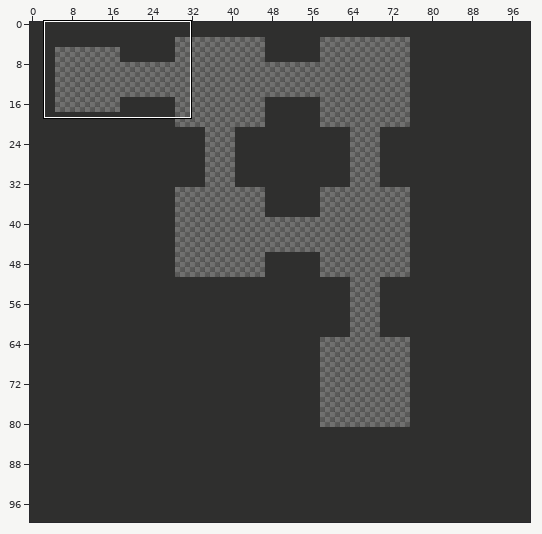
Two versions of a level (Tiled map, tmx/map_1.tmx). The first picture is a wide view before the edit; the outline marks the close-up.
Close-up. The starting point:
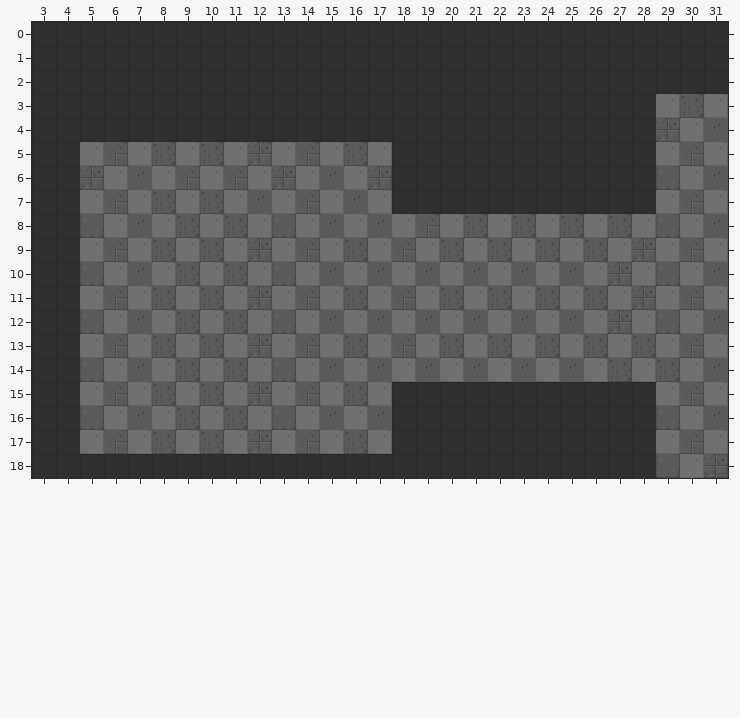
Cells are 32x32 px. Shown: x 3..31, y 0..18. The commit also changed other parts of the map, which this record leaves out.
And afterwards:
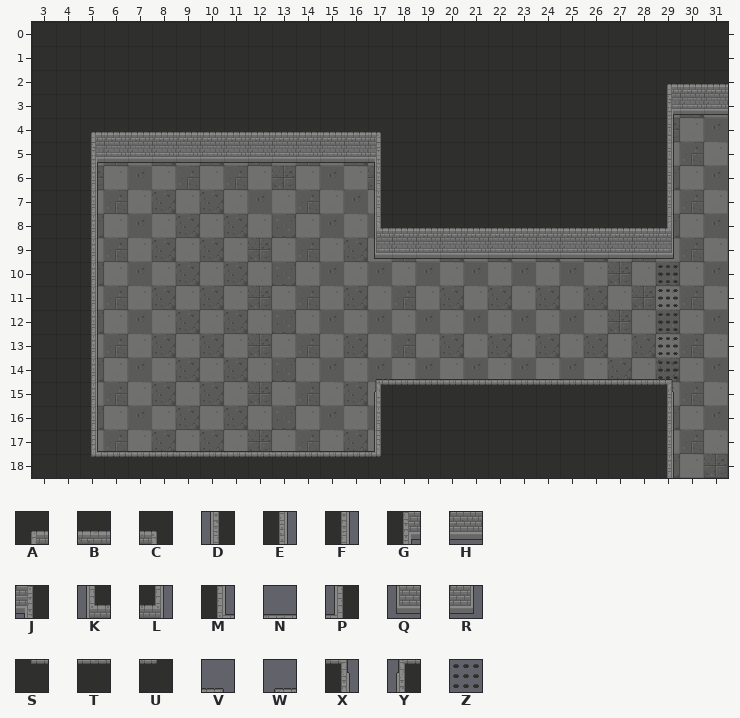
Key: from "tileset_1": A 3, B 4, C 5, D 16, E 16 turned 180, F 18, G 19, H 20, J 21, K 32, L 34, M 35, N 36, P 37, Q 48, R 50, S 51, T 52, U 53, V 97, W 98, X 113, Y 114, Z 245 "trap".
_ is an empty cell.
Tiles of an added or newly shown layer are drawn over the layers below it.
What changed:
{"where": "layer \"walls\" (now shown)"}
{"y":2,"x":29,"old":"___","new":"ABB"}
{"y":3,"x":29,"old":"___","new":"GHH"}
{"y":4,"x":5,"old":"_____________","new":"ABBBBBBBBBBBC"}
{"y":4,"x":29,"old":"_","new":"E"}
{"y":5,"x":5,"old":"_____________","new":"GHHHHHHHHHHHJ"}
{"y":5,"x":29,"old":"_","new":"E"}
{"y":6,"x":5,"old":"_","new":"F"}
{"y":6,"x":17,"old":"_","new":"D"}
{"y":6,"x":29,"old":"_","new":"E"}
{"y":7,"x":5,"old":"_","new":"F"}
{"y":7,"x":17,"old":"_","new":"D"}
{"y":7,"x":29,"old":"_","new":"F"}
{"y":8,"x":5,"old":"_","new":"F"}
{"y":8,"x":17,"old":"_____________","new":"KBBBBBBBBBBBL"}
{"y":9,"x":5,"old":"_","new":"F"}
{"y":9,"x":17,"old":"_____________","new":"QHHHHHHHHHHHR"}
{"y":10,"x":5,"old":"_","new":"F"}
{"y":11,"x":5,"old":"_","new":"F"}
{"y":12,"x":5,"old":"_","new":"F"}
{"y":13,"x":5,"old":"_","new":"F"}
{"y":14,"x":5,"old":"_","new":"F"}
{"y":14,"x":17,"old":"_____________","new":"WNNNNNNNNNNNV"}
{"y":15,"x":5,"old":"_","new":"F"}
{"y":15,"x":17,"old":"_____________","new":"YTTTTTTTTTTTX"}
{"y":16,"x":5,"old":"_","new":"F"}
{"y":16,"x":17,"old":"_","new":"D"}
{"y":16,"x":29,"old":"_","new":"F"}
{"y":17,"x":5,"old":"_____________","new":"MNNNNNNNNNNNP"}
{"y":17,"x":29,"old":"_","new":"F"}
{"y":18,"x":5,"old":"_____________","new":"STTTTTTTTTTTU"}
{"y":18,"x":29,"old":"_","new":"F"}
{"where": "layer \"trap\" (added)"}
{"y":10,"x":29,"old":"_","new":"Z"}
{"y":11,"x":29,"old":"_","new":"Z"}
{"y":12,"x":29,"old":"_","new":"Z"}
{"y":13,"x":29,"old":"_","new":"Z"}
{"y":14,"x":29,"old":"_","new":"Z"}
